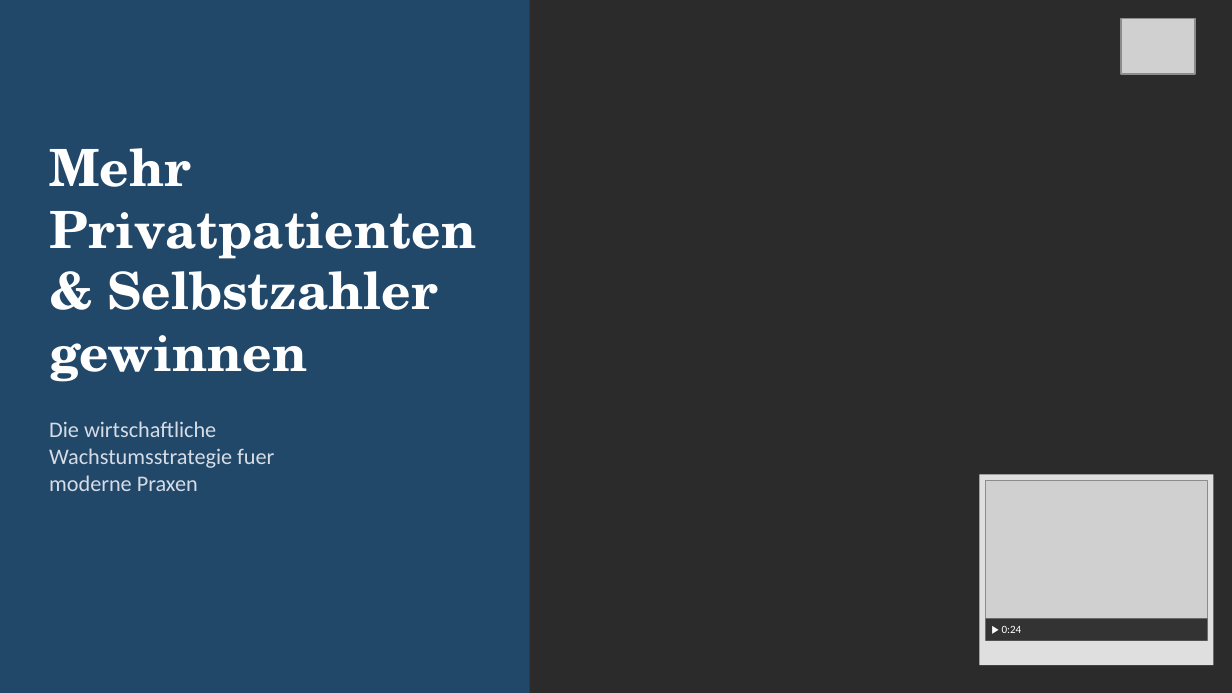
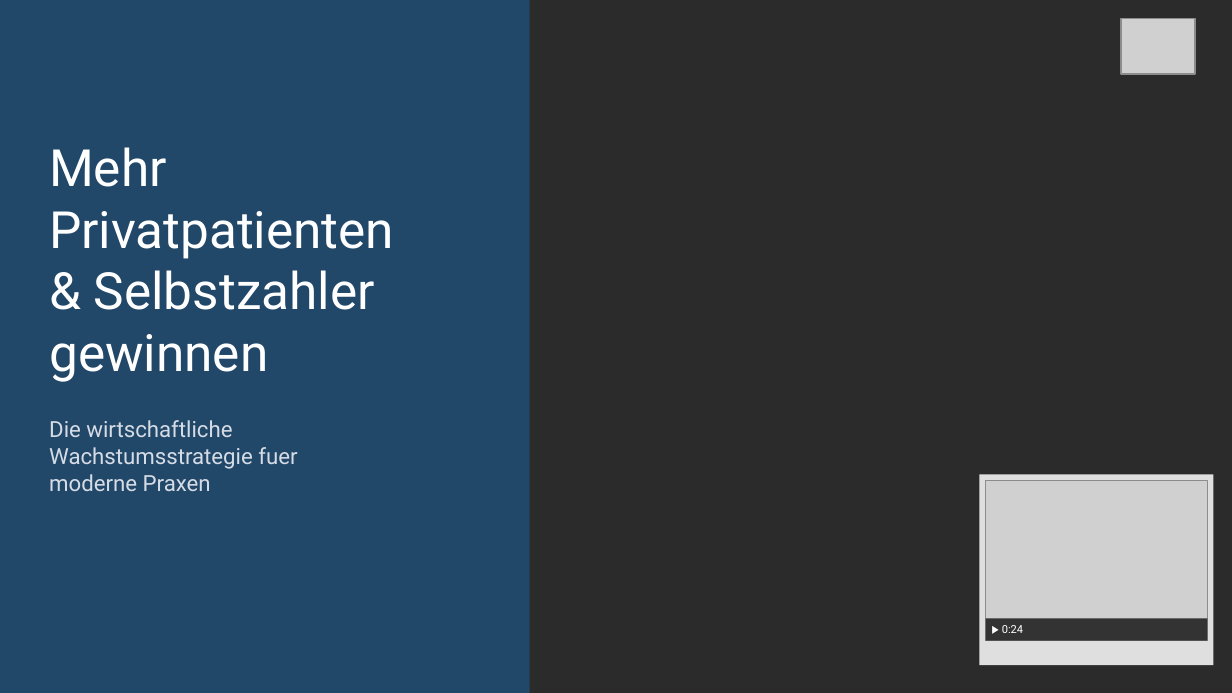
Before and after one commit to Dereinkommensberater/elevator42-kurs, a slide deck: slide 1 of praesentationen-pptx/Elevator42_Modul8_Slides.pptx. Drawn at 1232x693 pixels with LibreOffice and Linux fonts; fonts in the diff are those of the drawing; grey boxes stand for pictures; background and template pictures are left out; a plain dark background stands for a picture behind light text. Boxes give left, top, right and bottom in pixels: in the first picture for what was removed or moved away, otherwise in the second. Text is boxed around its words. In the diff, an @@ line names an element or a change of style, - is before the commit and + after.

```diff
--- a/praesentationen-pptx/Elevator42_Modul8_Slides.pptx
+++ b/praesentationen-pptx/Elevator42_Modul8_Slides.pptx
@@ text "Mehr" at [49, 147, 394, 382]: font TeX Gyre Schola to Roboto, bold off @@
@@ text "Die wirtschaftliche" at [49, 420, 297, 491]: font Calibri to Roboto @@
@@ text "▶ 0:24" at [1002, 625, 1023, 633]: font Calibri to Roboto @@
```
Also in this commit, not shown: 6 other slides changed, 7 other files.
